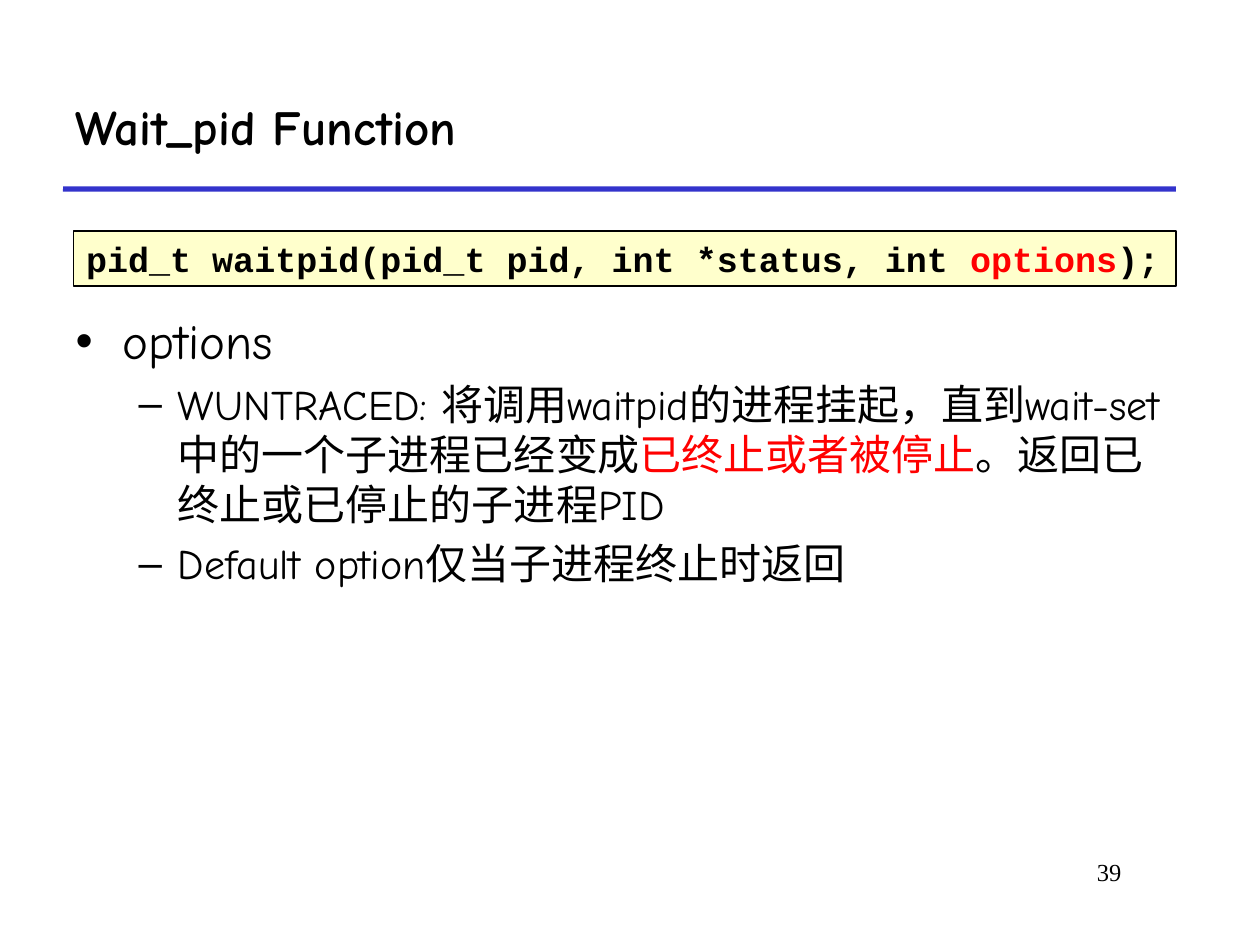
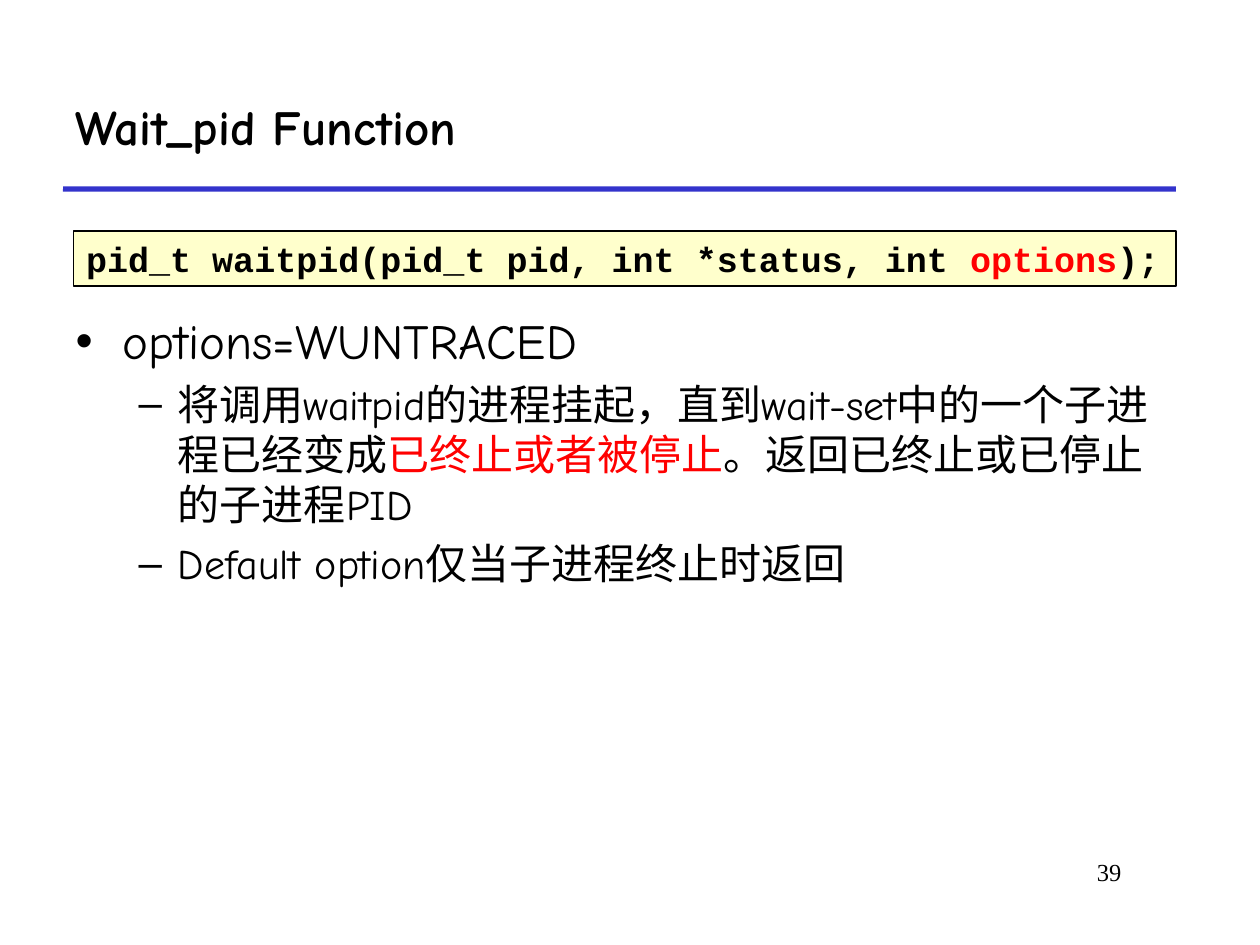
Before and after one commit to functionx37/Homework-in-RUC, a slide deck: slide 39 of Foundations of Computer Systems II/Coursewares/3-process.pptx. Drawn at 1260x945 pixels with LibreOffice and Linux fonts; fonts in the diff are those of the drawing. Boxes give left, top, right and bottom in pixels: in the first picture for what was removed or moved away, otherwise in the second. Text is boxed around its words. In the diff, an @@ line names an element or a change of style, - is before the commit and + after.

```diff
--- a/Foundations of Computer Systems II/Coursewares/3-process.pptx
+++ b/Foundations of Computer Systems II/Coursewares/3-process.pptx
@@ text at bbox=[123, 325, 1149, 524]: text changed @@
-• options
-  – WUNTRACED: 将调用waitpid的进程挂起，直到wait-set中的一个子进程已经变成已终止或者被停止。返回已终止或已停止的子进程PID
+• options=WUNTRACED
+  – 将调用waitpid的进程挂起，直到wait-set中的一个子进程已经变成已终止或者被停止。返回已终止或已停止的子进程PID
```
Also in this commit, not shown: 22 other slides changed, 32 other files.
